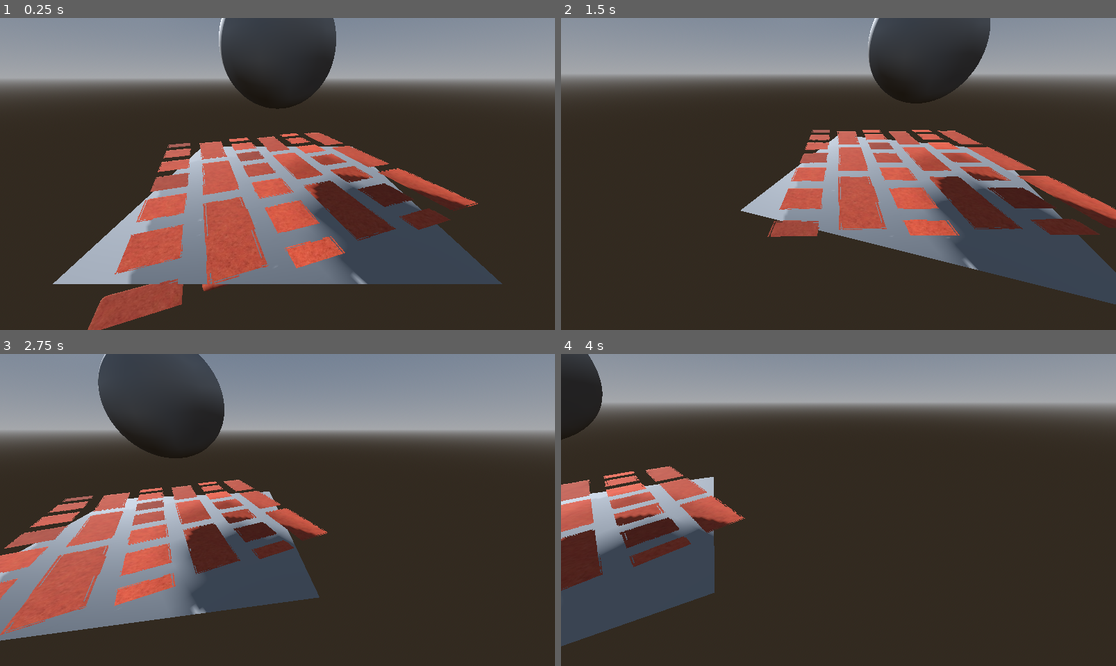
Above: before the commit, frames 1-4 (two rows, left to right).
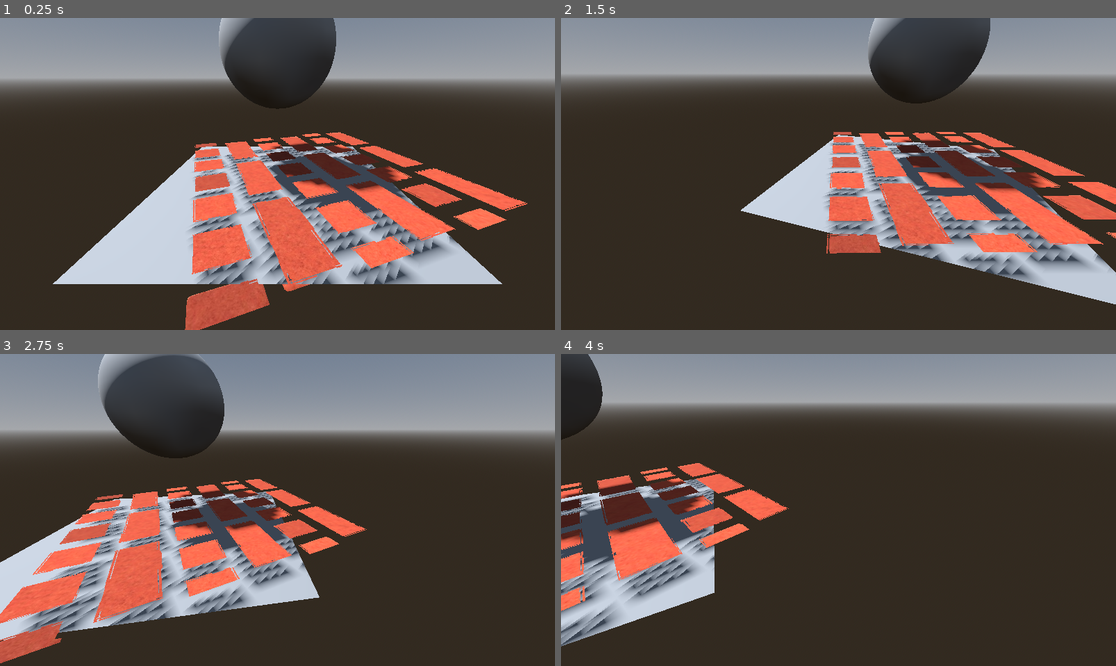
Above: after the commit, the same moments.

Repository: sphynx-owner/parallax-mapping
Game: Godot game, scene res://node_3d.tscn
Same seed, same stepped clock (60 frames per second), same inputs: the game is played once before the commit and once after it. The project has no main scene, so this scene is started directly.
Inputs (mouse positions are in pixels of both pictures, inside the frame that each line leads up to):
- Up to frame 1 (0.25 s): no input
- Up to frame 2 (1.5 s): tap Enter at 0.5 s; move the mouse to (866, 174) at 0.52 s; tap D (D) at 0.6 s; tap Space at 1.25 s; move the mouse to (810, 174) at 1.27 s; tap A (A) at 1.35 s
- Up to frame 3 (2.75 s): tap D (D) at 1.55, 2.1 s; tap Enter at 2 s; move the mouse to (288, 503) at 2.02 s
- Up to frame 4 (4 s): tap Space at 2.75 s; move the mouse to (832, 516) at 2.77 s; tap E (E) at 2.85 s; tap D (D) at 3.05, 3.8 s; tap Enter at 3.5 s; move the mouse to (877, 513) at 3.52 s; tap Q (Q) at 3.6 s

The runs differ from the first frame. In frame 1, 28% of the frame differs, in the area x 9-95%, y 0-100%; in frame 2, 20%; in frame 3, 20%; in frame 4, 13%.

Commit message:
some fixes

Diff:
--- a/node_3d.tscn
+++ b/node_3d.tscn
@@ -34,7 +34,7 @@
 [node name="Node2D" type="Node3D"]
 
 [node name="MeshInstance3D" type="MeshInstance3D" parent="."]
-transform = Transform3D(-0.338787, 0, 0.940863, 0, 1, 0, -0.940863, 0, -0.338787, 0, 0.143489, 0)
+transform = Transform3D(-0.338787, 0, 0.940863, 0, 1, 0, -0.940863, 0, -0.338787, 0.297619, 0.143489, 0)
 mesh = SubResource("PlaneMesh_vd5m0")
 surface_material_override/0 = SubResource("ShaderMaterial_bn6nc")
 
@@ -53,7 +53,5 @@
 script = ExtResource("5_i2tlq")
 
 [node name="DirectionalLight3D" type="DirectionalLight3D" parent="."]
-transform = Transform3D(-0.849417, 0.281314, -0.446489, 0.0950348, 0.913779, 0.394937, 0.519094, 0.293034, -0.802915, -0.0268892, 0, 0)
+transform = Transform3D(-0.849417, 0.281314, -0.446489, -0.257183, 0.518124, 0.815723, 0.460812, 0.807719, -0.367754, -0.0268892, 0, 0)
 shadow_enabled = true
-directional_shadow_split_1 = 0.029
-directional_shadow_blend_splits = true
